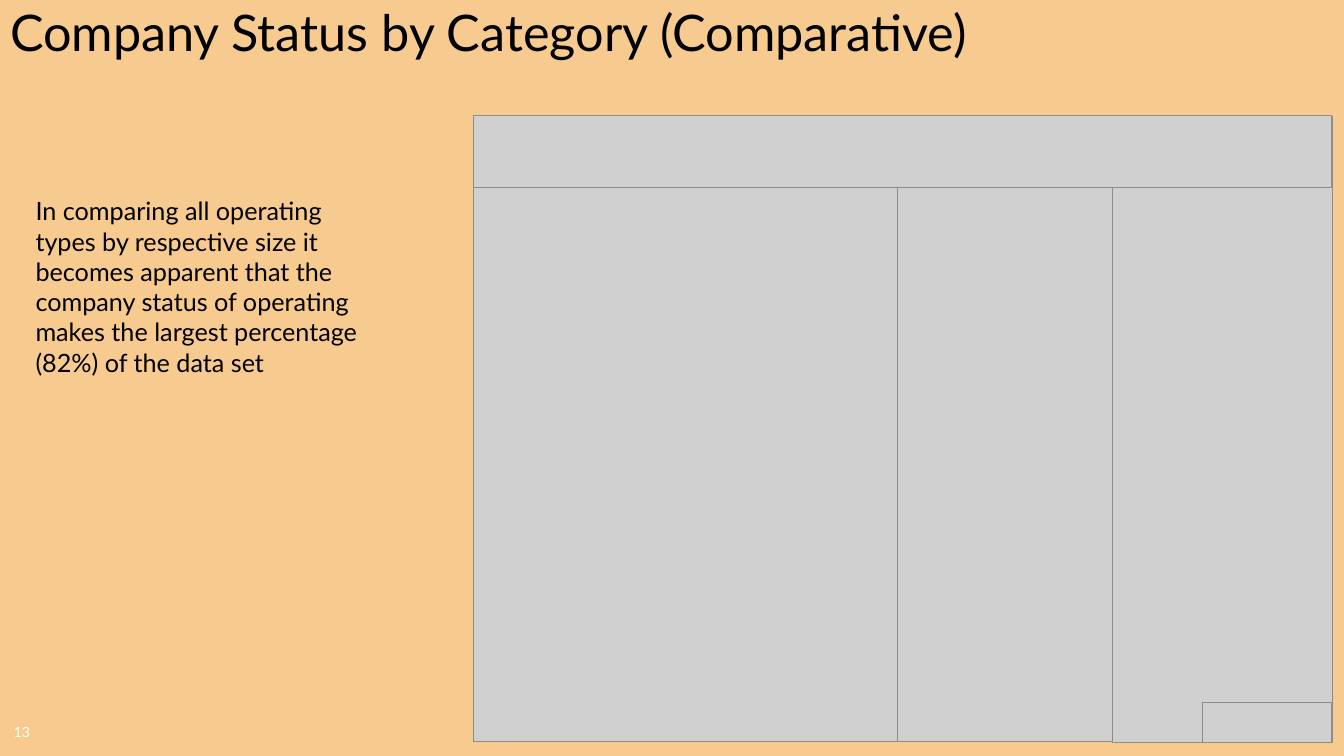
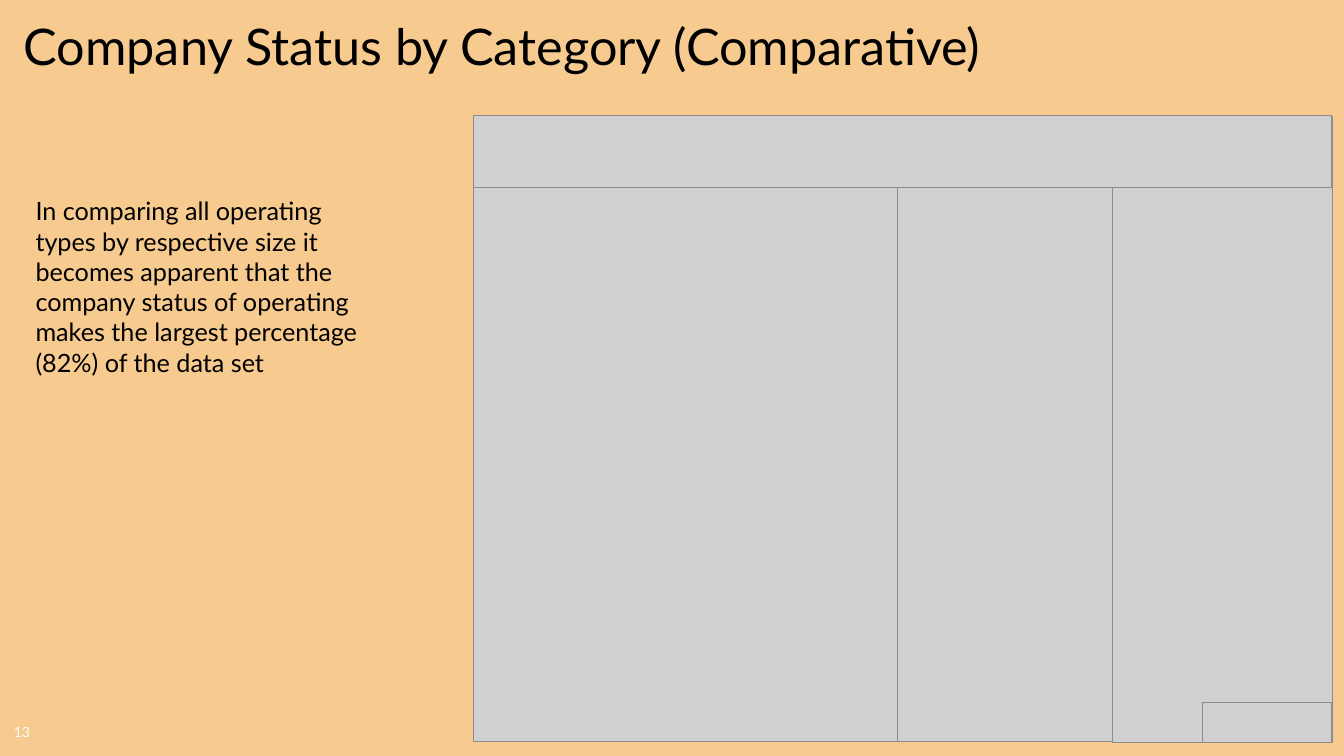
Before and after one commit to CharlesPBiggar/Data-Analytics-Project-1, a slide deck: slide 13 of Presentation/GiterDun Presentation.pptx. Drawn at 1344x756 pixels with LibreOffice and Linux fonts; fonts in the diff are those of the drawing; grey boxes stand for pictures; background and template pictures are left out. Boxes give left, top, right and bottom in pixels: in the first picture for what was removed or moved away, otherwise in the second. Text is boxed around its words. In the diff, an @@ line names an element or a change of style, - is before the commit and + after.

```diff
--- a/Presentation/GiterDun Presentation.pptx
+++ b/Presentation/GiterDun Presentation.pptx
@@ title "Company Status by Category (Comparative)": place and size @@
-title "Company Status by Category (Comparative)" at <box>10,12,967,60</box>
+title "Company Status by Category (Comparative)" at <box>24,26,981,74</box>
```
Also in this commit, not shown: 12 other slides changed.
